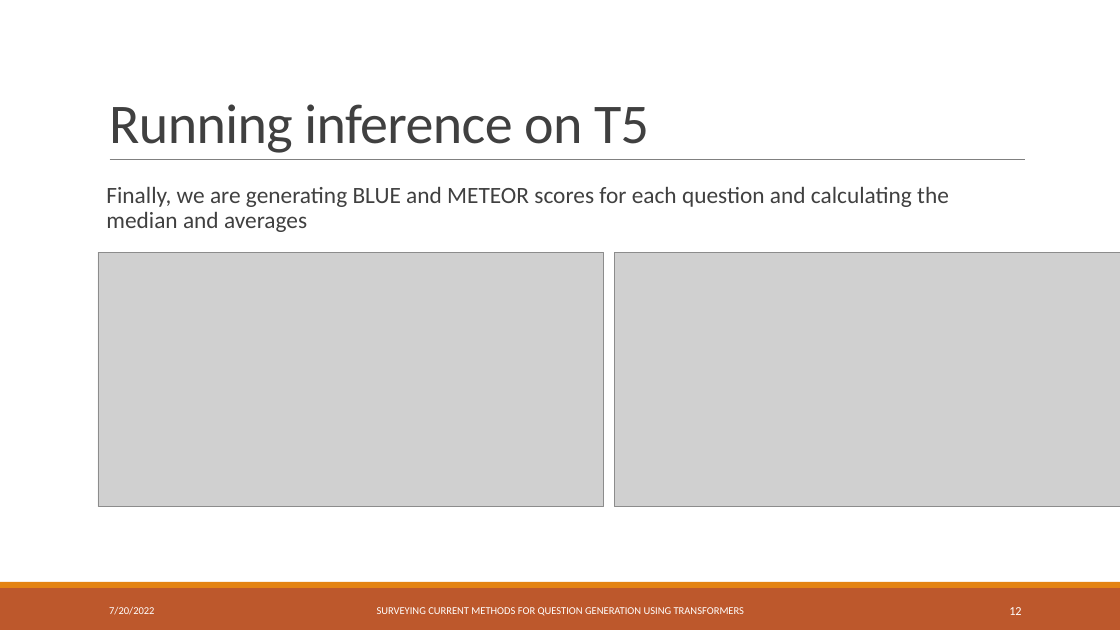
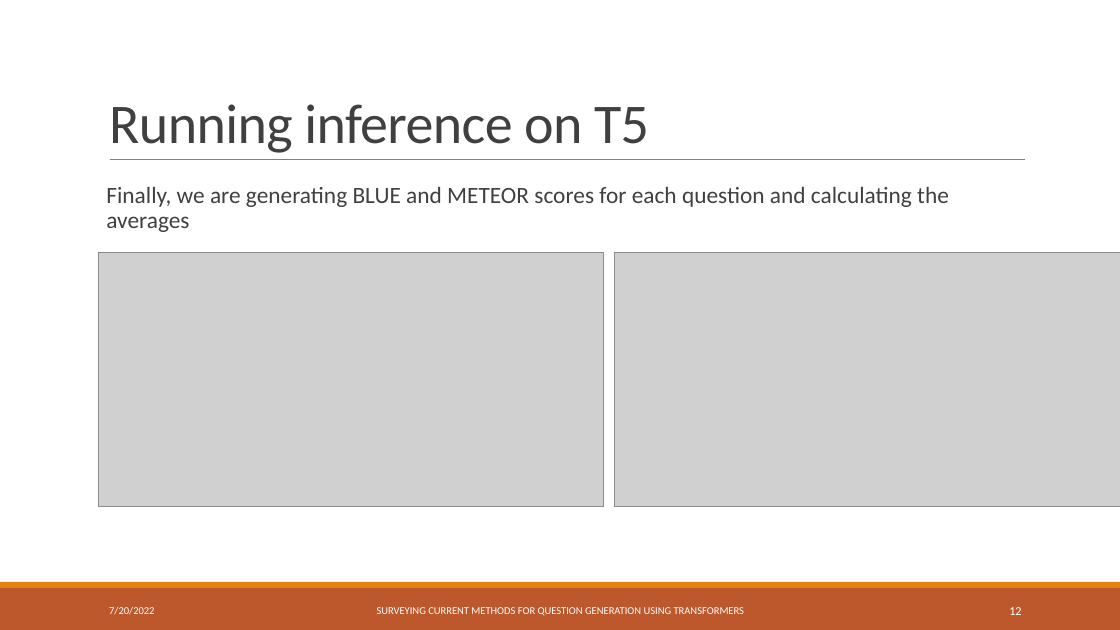
Before and after one commit to nullmight/question-generation-using-transformers, a slide deck: slide 12 of Explanation.pptx. Drawn at 1120x630 pixels with LibreOffice and Linux fonts; fonts in the diff are those of the drawing; grey boxes stand for pictures. Boxes give left, top, right and bottom in pixels: in the first picture for what was removed or moved away, otherwise in the second. Text is boxed around its words. In the diff, an @@ line names an element or a change of style, - is before the commit and + after.

```diff
--- a/Explanation.pptx
+++ b/Explanation.pptx
@@ text at (x1=106, y1=187, x2=949, y2=232): text changed @@
-  Finally, we are generating BLUE and METEOR scores for each question and calculating the median and averages
+  Finally, we are generating BLUE and METEOR scores for each question and calculating the averages
```
Also in this commit, not shown: 1 other slide changed, 1 other file.
